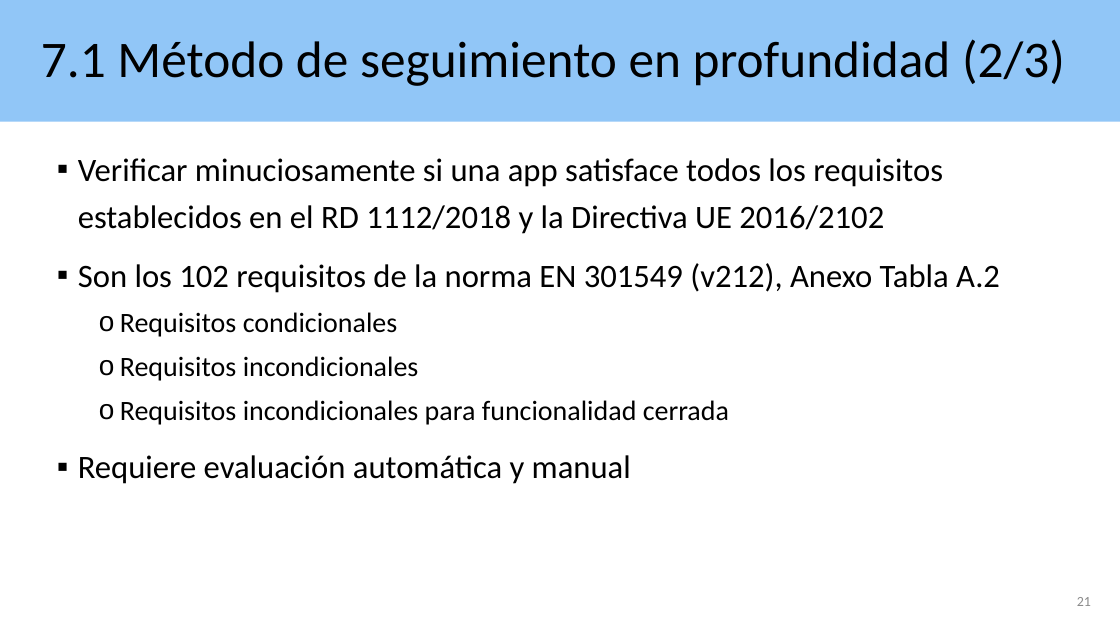
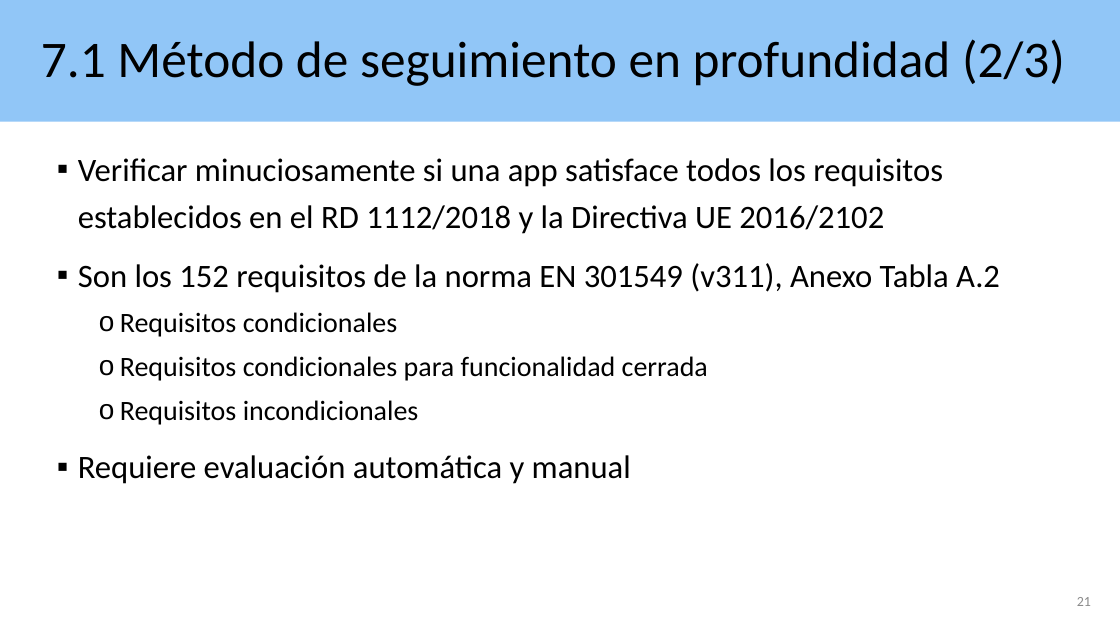
Before and after one commit to josehilera/accesibilidad, a slide deck: slide 21 of apps/Accesibilidad apps aplicando RD 1112 2018.pptx. Drawn at 1120x630 pixels with LibreOffice and Linux fonts; fonts in the diff are those of the drawing. Boxes give left, top, right and bottom in pixels: in the first picture for what was removed or moved away, otherwise in the second. Text is boxed around its words. In the diff, an @@ line names an element or a change of style, - is before the commit and + after.

```diff
--- a/apps/Accesibilidad apps aplicando RD 1112 2018.pptx
+++ b/apps/Accesibilidad apps aplicando RD 1112 2018.pptx
@@ text at [78,263,1000,293]: text changed @@
-▪ Son los 102 requisitos de la norma EN 301549 (v212), Anexo Tabla A.2
+▪ Son los 152 requisitos de la norma EN 301549 (v311), Anexo Tabla A.2
@@ text at [120,356,708,381]: paragraph added @@
+  o Requisitos condicionales para funcionalidad cerrada
@@ text at [120,400,729,425]: paragraph removed @@
-  o Requisitos incondicionales para funcionalidad cerrada
```
Also in this commit, not shown: 2 other slides changed, 6 other files.
